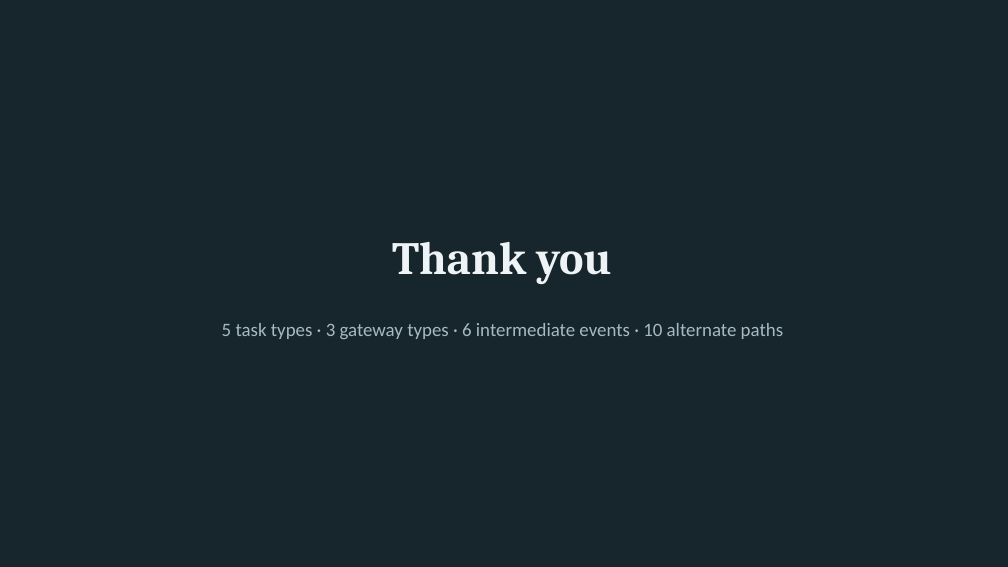
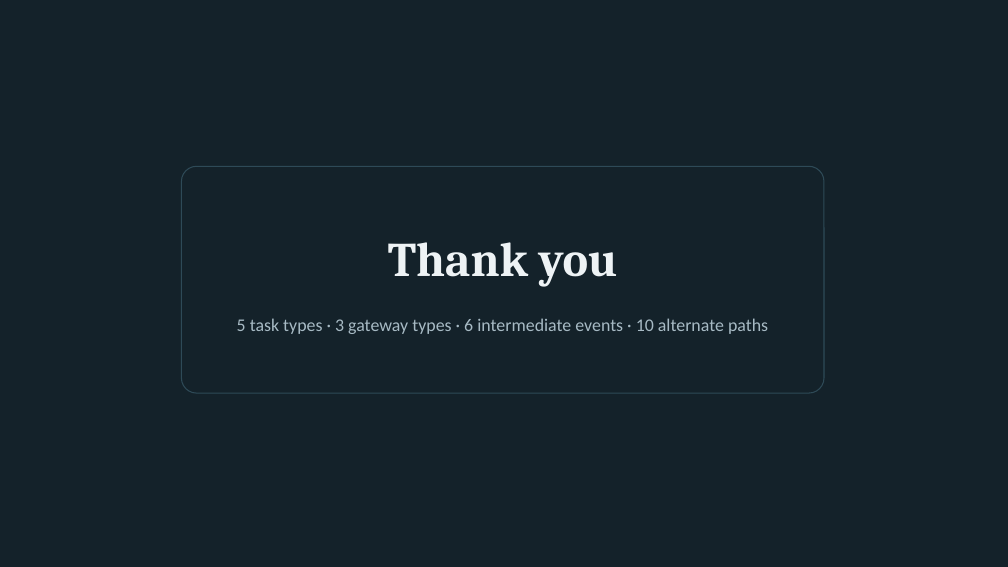
Before and after one commit to NoThisIsVIN/WFA_Assignment, a slide deck: slide 11 of Assignment3_Loan/Loan_Presentation.pptx (slide 9 before the commit). Drawn at 1008x567 pixels with LibreOffice and Linux fonts; fonts in the diff are those of the drawing; background and template pictures are left out. Boxes give left, top, right and bottom in pixels: in the first picture for what was removed or moved away, otherwise in the second. Text is boxed around its words. In the diff, an @@ line names an element or a change of style, - is before the commit and + after.

```diff
--- a/Assignment3_Loan/Loan_Presentation.pptx
+++ b/Assignment3_Loan/Loan_Presentation.pptx
@@ background #17252C to picture (left out) @@
@@ rounded rectangle added at (181,166,824,393), fill #14222A at 88% opacity, outline #2E4A57 1 pt @@
@@ title "Thank you" at (388,242,618,287): size 44 to 46 pt @@
@@ text "5 task types · 3 ..." at (237,318,768,334): size 18 to 17 pt @@
```
Also in this commit, not shown: 8 other slides changed, 2 slides added.
